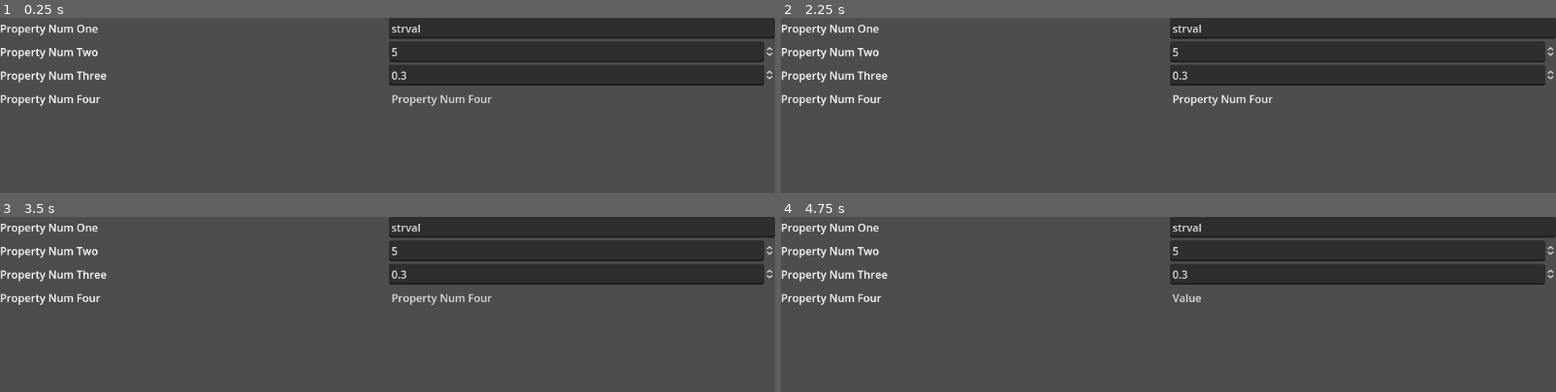
Above: before the commit, frames 1-4 (two rows, left to right).
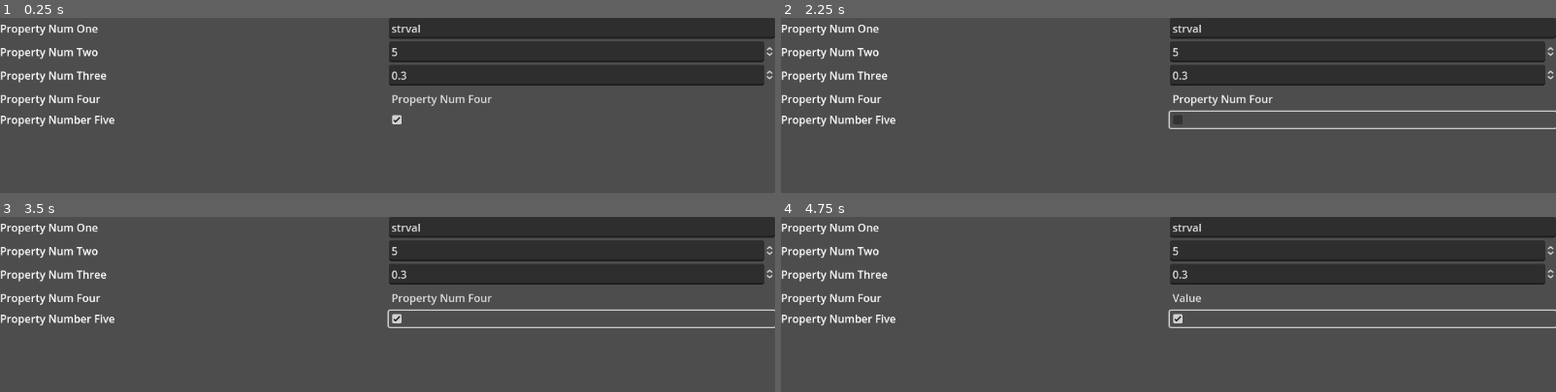
Above: after the commit, the same moments.

Repository: Ji-Xpress/ji-xpress
Game: Godot game, scene res://tests/test_property_fields.tscn
The game is run twice, just before and just after one commit, with the same random seed, the same clock (stepped at 60 frames per second) and the same inputs. The project has no main scene, so this scene is started directly.
Inputs (mouse positions are in pixels of both pictures, inside the frame that each line leads up to):
- Up to frame 1 (0.25 s): no input
- Up to frame 2 (2.25 s): click (1362, 119) at 0.52 s; click "Property Num Four" at 1.25 s; click "Property Num Four" at 2 s
- Up to frame 3 (3.5 s): click (581, 318) at 2.77 s
- Up to frame 4 (4.75 s): click "Property Num Four" at 3.5 s; click (1362, 318) at 4.27 s

The runs differ from the first frame. In frame 1, 0.4% of the frame differs, in the area x 0-52%, y 55-62%; in frame 2, 1.6%; in frame 3, 1.6%, in the area x 0-100%, y 52-64%; in frame 4, 1.6%.

Commit message:
Implement a boolean property

Diff:
--- a/launcher.gd
+++ b/launcher.gd
@@ -26,6 +26,13 @@
 	pass # Replace with function body.
 
 
+# Reset status flags for file dialogs
+func invalidate_file_dialog_result_flags():
+	file_dialog_result = FileDialogResult.None
+	current_selected_dir_name = ""
+	current_selected_dir_path = ""
+
+
 # Open External Project Button clicked
 func _on_open_external_project_pressed():
 	dialogs.set_file_open_dialog_mode_dir()
@@ -37,13 +44,6 @@
 		pass
 
 	invalidate_file_dialog_result_flags()
-
-
-# Reset status flags for file dialogs
-func invalidate_file_dialog_result_flags():
-	file_dialog_result = FileDialogResult.None
-	current_selected_dir_name = ""
-	current_selected_dir_path = ""
 
 
 # Create a new project
--- a/nodes/properties_editor.gd
+++ b/nodes/properties_editor.gd
@@ -5,6 +5,7 @@
 const text_property_node: PackedScene = preload("res://nodes/property_nodes/text_property.tscn")
 const numeric_property_node: PackedScene = preload("res://nodes/property_nodes/numeric_property.tscn")
 const dropdown_property_node: PackedScene = preload("res://nodes/property_nodes/dropdown_property.tscn")
+const bool_property_node: PackedScene = preload("res://nodes/property_nodes/bool_property.tscn")
 
 # To identify what the properties are for
 @export var property_set_id: String = ""
@@ -53,6 +54,9 @@
 			for item in value:
 				popup_menu.add_item(value[item_index], item_index)
 				item_index += 1
+		SharedEnums.PropertyType.TypeBool:
+			value_control = bool_property_node.instantiate()
+			value_control.button_pressed = value
 
 	if value_control != null:
 		value_control.property_id = property_id
--- /dev/null
+++ b/nodes/property_nodes/bool_property.gd
@@ -0,0 +1,10 @@
+extends CheckBox
+
+signal value_updated(property_id: String, new_value)
+
+@export var property_id: String = ""
+
+
+# Property has changed
+func _on_toggled(button_pressed):
+	emit_signal("value_updated", property_id, button_pressed)
--- /dev/null
+++ b/nodes/property_nodes/bool_property.tscn
@@ -0,0 +1,8 @@
+[gd_scene load_steps=2 format=3 uid="uid://d1xkfghkvlnrp"]
+
+[ext_resource type="Script" path="res://nodes/property_nodes/bool_property.gd" id="1_76cix"]
+
+[node name="BoolPorperty" type="CheckBox"]
+script = ExtResource("1_76cix")
+
+[connection signal="toggled" from="." to="." method="_on_toggled"]
--- /dev/null
+++ b/resources/recent_projects.gd
@@ -0,0 +1,4 @@
+extends Resource
+class_name RecentProjects
+
+@export var recent_project_list: Array[String]
--- a/shared_src/enums.gd
+++ b/shared_src/enums.gd
@@ -8,5 +8,5 @@
 
 ## For property types
 enum PropertyType {
-	TypeString, TypeInt, TypeFloat, TypeDropDown
+	TypeString, TypeInt, TypeFloat, TypeDropDown, TypeBool
 }
--- a/tests/test_property_fields.gd
+++ b/tests/test_property_fields.gd
@@ -16,6 +16,10 @@
 	"property_num_four": {
 		"type" : SharedEnums.PropertyType.TypeDropDown,
 		"value": ["Value", "Value 2", "Value 3", "Value 4"]
+	},
+	"property_number_five": {
+		"type" : SharedEnums.PropertyType.TypeBool,
+		"value": true
 	}
 }
 
